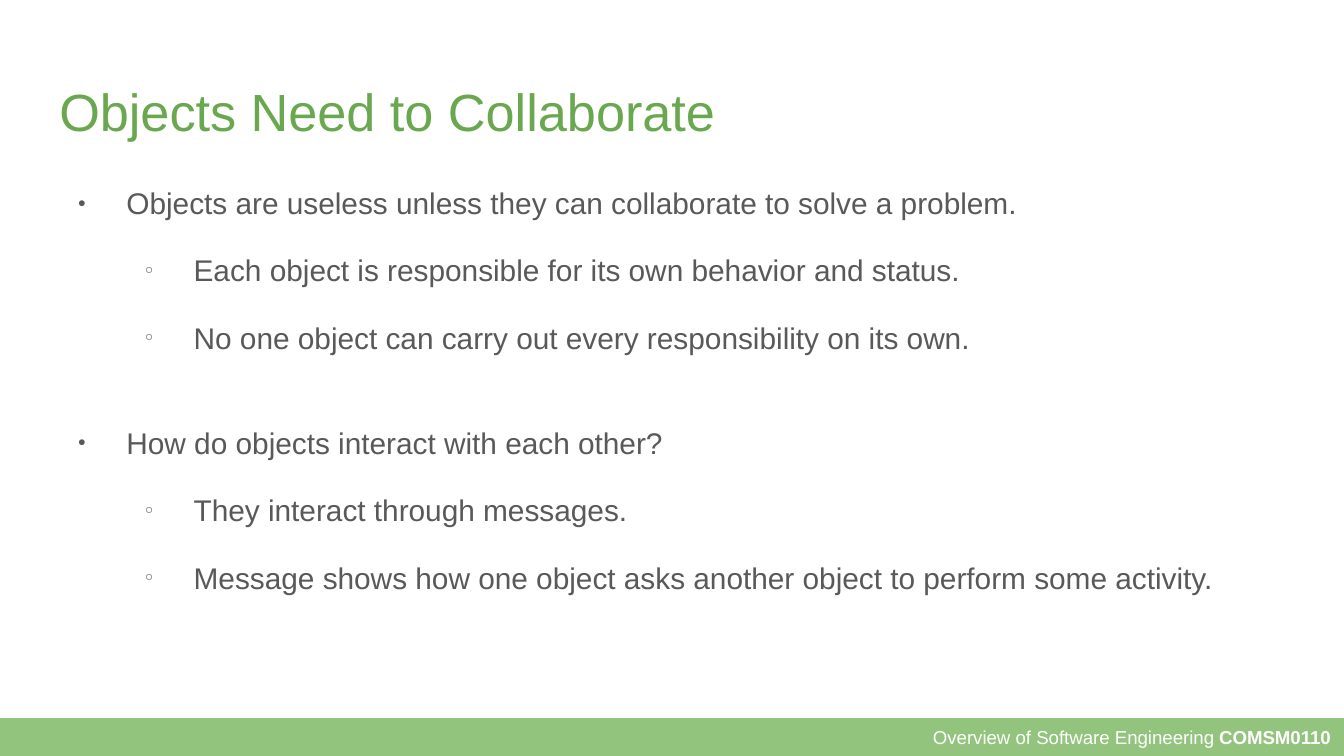
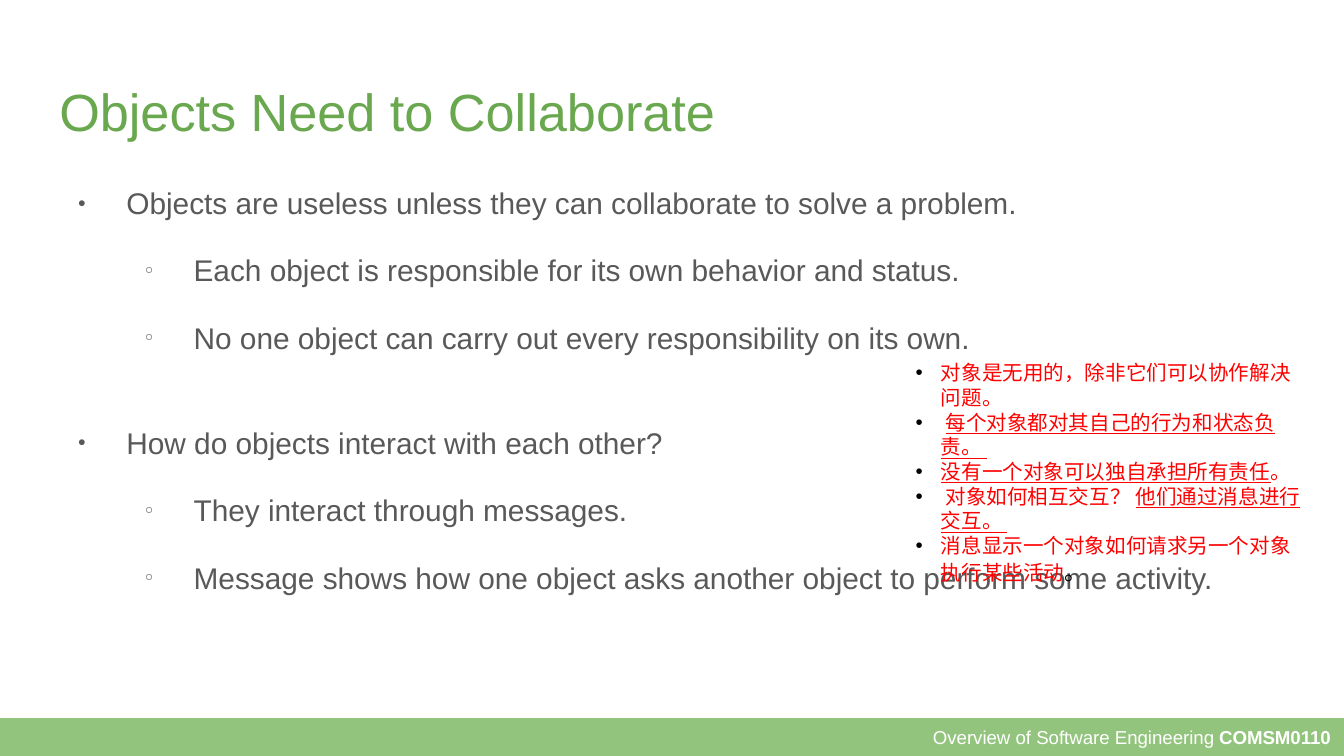
Before and after one commit to Kathy3665/coursesource, a slide deck: slide 26 of slides/4a - OO Design v2.odp. Drawn at 1344x756 pixels with LibreOffice and Linux fonts; fonts in the diff are those of the drawing; background and template pictures are left out. Boxes give left, top, right and bottom in pixels: in the first picture for what was removed or moved away, otherwise in the second. Text is boxed around its words. In the diff, an @@ line names an element or a change of style, - is before the commit and + after.

```diff
--- a/slides/4a - OO Design v2.odp
+++ b/slides/4a - OO Design v2.odp
@@ text added at [941,362,1301,585], 11 pt, text #FF0000 @@
+• 对象是无用的，除非它们可以协作解决问题。
+• 每个对象都对其自己的行为和状态负责。
+• 没有一个对象可以独自承担所有责任。
+• 对象如何相互交互？ 他们通过消息进行交互。
+• 消息显示一个对象如何请求另一个对象执行某些活动。
```
Also in this commit, not shown: 3 other slides changed, 1 other file.
